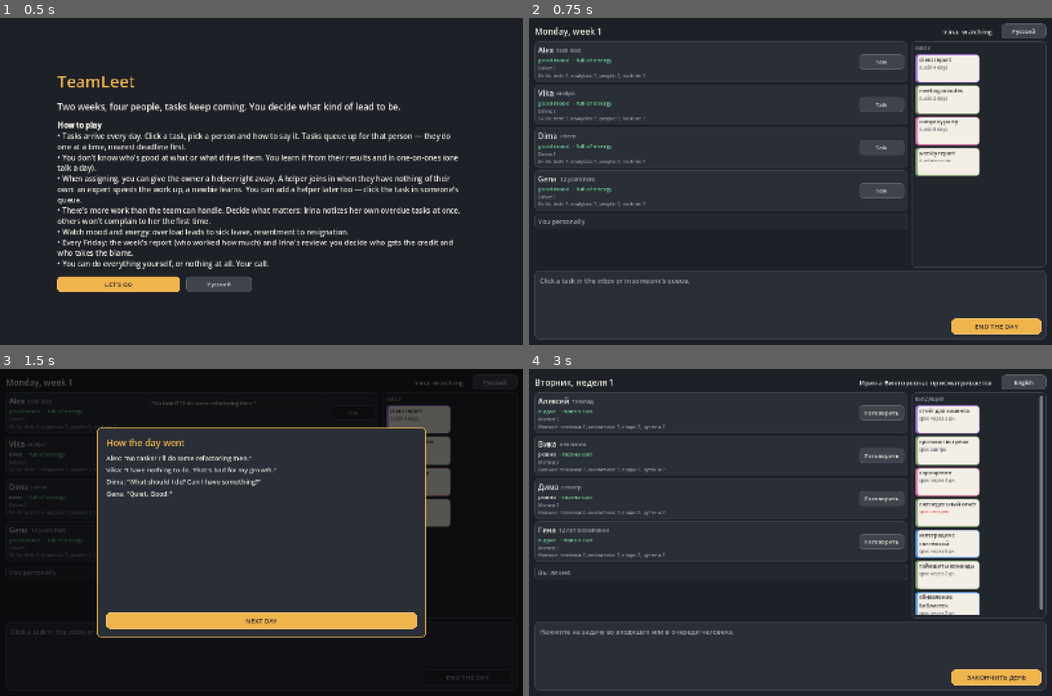
Above: before the commit, frames 1-4 (two rows, left to right).
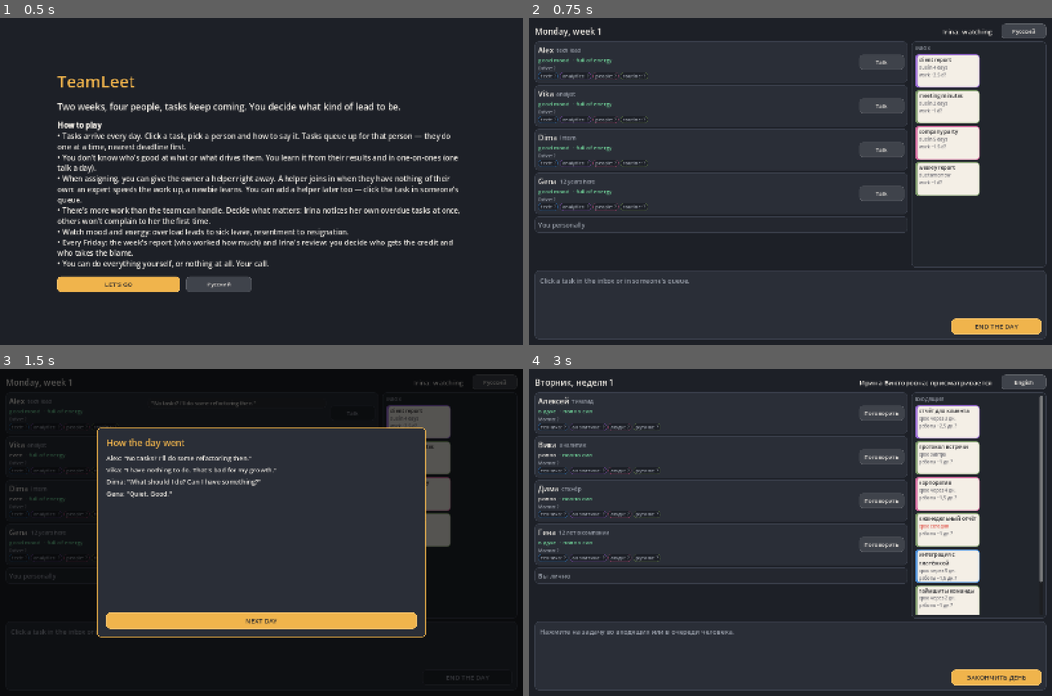
Above: after the commit, the same moments.

Repository: aragastmatb/teamleet
Game: Godot game, scene res://main.tscn
Two runs of this game, one before a commit and one after it. Both use one fixed random seed, a clock stepped at 60 frames per second and the inputs below.
Inputs:
- Up to frame 1 (0.5 s): no input
- Up to frame 2 (0.75 s): click "LET'S GO" at 0.5 s
- Up to frame 3 (1.5 s): click "END THE DAY" at 1.25 s
- Up to frame 4 (3 s): click "NEXT DAY" at 2 s; click "Русский" at 2.75 s

Frame 1 is identical in both runs. In frame 2, 5.0% of the frame differs, in the area x 1-87%, y 11-66%; in frame 3, 1.0%; in frame 4, 6.4%, in the area x 1-99%, y 11-76%.

Commit message:
Pairing as a real trade-off, task estimates, skill chips
- Helper gives half a day if busy, a whole day if free; learns faster from a stronger owner
- Evening lines say how each pair went
- Task cards and the task panel show estimated days of work: a rough guess until
  the assignee's skill is known, then a real estimate
- Skills on person cards are colored chips instead of a text line

Co-Authored-By: Claude Opus 5.5 <noreply@anthropic.com>

Diff:
--- a/teamlead/locale.gd
+++ b/teamlead/locale.gd
@@ -117,10 +117,10 @@
 		"ending.middle.text": "Ни провала, ни триумфа. Впереди квартал.",
 		"log.morning": "— %s —",
 		"log.evening": "— Вечер —",
-		"name.alex.nom": "Алексей", "name.alex.gen": "Алексея", "name.alex.dat": "Алексею", "name.alex.acc": "Алексея",
-		"name.vika.nom": "Вика", "name.vika.gen": "Вики", "name.vika.dat": "Вике", "name.vika.acc": "Вику",
-		"name.dima.nom": "Дима", "name.dima.gen": "Димы", "name.dima.dat": "Диме", "name.dima.acc": "Диму",
-		"name.gena.nom": "Гена", "name.gena.gen": "Гены", "name.gena.dat": "Гене", "name.gena.acc": "Гену",
+		"name.alex.nom": "Алексей", "name.alex.gen": "Алексея", "name.alex.dat": "Алексею", "name.alex.acc": "Алексея", "name.alex.ins": "Алексеем",
+		"name.vika.nom": "Вика", "name.vika.gen": "Вики", "name.vika.dat": "Вике", "name.vika.acc": "Вику", "name.vika.ins": "Викой",
+		"name.dima.nom": "Дима", "name.dima.gen": "Димы", "name.dima.dat": "Диме", "name.dima.acc": "Диму", "name.dima.ins": "Димой",
+		"name.gena.nom": "Гена", "name.gena.gen": "Гены", "name.gena.dat": "Гене", "name.gena.acc": "Гену", "name.gena.ins": "Геной",
 		"name.taras.nom": "Тарас", "name.taras.gen": "Тараса", "name.taras.dat": "Тарасу",
 		"name.marina.nom": "Марина (HR)", "name.marina.gen": "Марины", "name.marina.dat": "Марине",
 		"name.boss.nom": "Ирина Викторовна", "name.boss.gen": "Ирины Викторовны", "name.boss.dat": "Ирине Викторовне",
@@ -265,8 +265,19 @@
 		"report.to_review": "К РАЗБОРУ",
 		"report.next": "ДАЛЬШЕ",
 		"helper_optional": "В помощь:",
-		"helper_hint": "Помощник подключается, когда у него нет своих задач: опытный ускорит работу, новичок научится.",
 		"chip_helper": "+ %s",
+
+		"pair.learn": "{helper} — в паре с {owner_ins} над «{task}»{half}: начинает разбираться.",
+		"pair.boost": "{helper} — в паре с {owner_ins} над «{task}»{half}: дело пошло быстрее.",
+		"pair.even": "{helper} — в паре с {owner_ins} над «{task}»{half}: вдвоём бодрее.",
+		"pair.half": " (полдня, свои задачи ждут)",
+		"est.short": "работы ~%s дн.",
+		"est.guess": "работы ~%s дн.?",
+		"est.chip": "работы ~%s дн.",
+		"est.chip_guess": "на глаз ~%s дн. работы",
+		"est.for": "{who}: ~{days} дн. работы",
+		"est.for_unknown": "Сколько провозится {who} — пока неясно",
+		"helper_hint": "Помощник отдаёт задаче полдня, если у него есть свои, и весь день, если нет. Сильный ускоряет работу, слабый учится — быстрее у того, кто сильнее.",
 		"absent.dayoff": "(сегодня выходной)",
 		"absent.sick": "(на больничном)",
 
@@ -603,10 +614,10 @@
 		"ending.middle.text": "No disaster, no triumph. A whole quarter ahead.",
 		"log.morning": "— %s —",
 		"log.evening": "— Evening —",
-		"name.alex.nom": "Alex", "name.alex.gen": "Alex's", "name.alex.dat": "Alex", "name.alex.acc": "Alex",
-		"name.vika.nom": "Vika", "name.vika.gen": "Vika's", "name.vika.dat": "Vika", "name.vika.acc": "Vika",
-		"name.dima.nom": "Dima", "name.dima.gen": "Dima's", "name.dima.dat": "Dima", "name.dima.acc": "Dima",
-		"name.gena.nom": "Gena", "name.gena.gen": "Gena's", "name.gena.dat": "Gena", "name.gena.acc": "Gena",
+		"name.alex.nom": "Alex", "name.alex.gen": "Alex's", "name.alex.dat": "Alex", "name.alex.acc": "Alex", "name.alex.ins": "Alex",
+		"name.vika.nom": "Vika", "name.vika.gen": "Vika's", "name.vika.dat": "Vika", "name.vika.acc": "Vika", "name.vika.ins": "Vika",
+		"name.dima.nom": "Dima", "name.dima.gen": "Dima's", "name.dima.dat": "Dima", "name.dima.acc": "Dima", "name.dima.ins": "Dima",
+		"name.gena.nom": "Gena", "name.gena.gen": "Gena's", "name.gena.dat": "Gena", "name.gena.acc": "Gena", "name.gena.ins": "Gena",
 		"name.taras.nom": "Taras", "name.taras.gen": "Taras's", "name.taras.dat": "Taras",
 		"name.marina.nom": "Marina (HR)", "name.marina.gen": "Marina's", "name.marina.dat": "Marina",
 		"name.boss.nom": "Irina", "name.boss.gen": "Irina's", "name.boss.dat": "Irina",
@@ -751,8 +762,19 @@
 		"report.to_review": "TO THE REVIEW",
 		"report.next": "NEXT",
 		"helper_optional": "Helper:",
-		"helper_hint": "A helper joins in when they have nothing of their own: someone experienced speeds things up, a beginner learns.",
 		"chip_helper": "+ %s",
+
+		"pair.learn": "{helper} paired with {owner_ins} on \"{task}\"{half}: starting to get it.",
+		"pair.boost": "{helper} paired with {owner_ins} on \"{task}\"{half}: things moved faster.",
+		"pair.even": "{helper} paired with {owner_ins} on \"{task}\"{half}: two heads are better.",
+		"pair.half": " (half a day, own work waiting)",
+		"est.short": "work ~%s d",
+		"est.guess": "work ~%s d?",
+		"est.chip": "work ~%s days",
+		"est.chip_guess": "rough guess ~%s days of work",
+		"est.for": "{who}: ~{days} days of work",
+		"est.for_unknown": "How long {who} will take — no idea yet",
+		"helper_hint": "A helper gives the task half a day if they have their own work, the whole day if not. A stronger one speeds it up, a weaker one learns — faster from someone better.",
 		"absent.dayoff": "(day off today)",
 		"absent.sick": "(on sick leave)",
 
--- a/teamlead/main.gd
+++ b/teamlead/main.gd
@@ -300,11 +300,14 @@
 	var known: Dictionary = st["known"]
 	var drive_text: String = Loc.t("drive." + C.PEOPLE[p]["drive"]) if known.has("drive") else Loc.t("unknown")
 	card.add_child(_label(Loc.t("known.drive", [drive_text]), 12, COL_MUTED, true))
-	var skills := PackedStringArray()
+	var skills := HFlowContainer.new()
+	skills.add_theme_constant_override("h_separation", 4)
+	skills.add_theme_constant_override("v_separation", 4)
+	card.add_child(skills)
 	for cat in C.CATEGORIES:
-		var level: String = Loc.t("level.%d" % st["skills"][cat]) if known.has("skill." + cat) else Loc.t("unknown")
-		skills.append("%s: %s" % [Loc.t("cat." + cat), level])
-	card.add_child(_label(Loc.t("known.skills", [", ".join(skills)]), 12, COL_MUTED, true))
+		var is_known: bool = known.has("skill." + cat)
+		var level: String = Loc.t("level.%d" % st["skills"][cat]) if is_known else Loc.t("unknown")
+		skills.add_child(_skill_chip("%s: %s" % [Loc.t("cat." + cat), level], CAT_COLORS[cat], is_known))
 	var middle := _vbox(6)
 	middle.size_flags_horizontal = Control.SIZE_EXPAND_FILL
 	h.add_child(middle)
@@ -343,6 +346,25 @@
 	return ""
 
 
+func _skill_chip(text_value: String, color: Color, is_known: bool) -> Control:
+	var chip := PanelContainer.new()
+	var style := _box(color.darkened(0.55) if is_known else COL_BG, color if is_known else color.darkened(0.45), 1, 4)
+	style.content_margin_left = 6
+	style.content_margin_right = 6
+	style.content_margin_top = 1
+	style.content_margin_bottom = 1
+	chip.add_theme_stylebox_override("panel", style)
+	chip.add_child(_label(text_value, 12, COL_TEXT if is_known else COL_MUTED))
+	return chip
+
+
+func _days(d: float) -> String:
+	var x: float = maxf(0.5, snappedf(d, 0.5))
+	if is_equal_approx(x, roundf(x)):
+		return str(int(x))
+	return "%d%s5" % [int(x), "," if Loc.lang == "ru" else "."]
+
+
 func _bubble(text_value: String) -> Control:
 	var box := PanelContainer.new()
 	var style := _box(COL_BG.lightened(0.06), COL_PANEL_BORDER, 1, 6)
@@ -402,7 +424,7 @@
 func _task_chip(t: Dictionary) -> Control:
 	var b := Button.new()
 	b.focus_mode = Control.FOCUS_NONE
-	b.custom_minimum_size = Vector2(160, 70)
+	b.custom_minimum_size = Vector2(160, 82)
 	var chosen: bool = selected == t["uid"]
 	var color: Color = CAT_COLORS[t["cat"]]
 	var normal := _box(COL_PAPER if not chosen else COL_PAPER.lightened(0.5), COL_ACCENT if chosen else color, 3 if chosen else 2, 6)
@@ -429,6 +451,8 @@
 	if t["helper"] != "" and t["status"] == "active":
 		due += "  " + Loc.t("chip_helper", [Loc.person(t["helper"])])
 	v.add_child(_label(due, 11, COL_DANGER if t["late"] or t["due"] - rules.day <= 0 else COL_INK_MUTED))
+	var est: Dictionary = rules.estimate(t)
+	v.add_child(_label(Loc.t("est.short" if est["sure"] else "est.guess", [_days(est["days"])]), 11, COL_INK if est["sure"] else COL_INK_MUTED))
 	if t["status"] == "active":
 		var bar := ProgressBar.new()
 		bar.max_value = t["size"]
@@ -488,7 +512,8 @@
 	v.add_child(head)
 	head.add_child(_label(Loc.t("taskname." + t["id"]), 18, COL_ACCENT))
 	head.add_child(_chip(Loc.t("cat." + t["cat"]), CAT_COLORS[t["cat"]]))
-	head.add_child(_chip(Loc.t(rules.size_word(t)), COL_MUTED))
+	var est: Dictionary = rules.estimate(t)
+	head.add_child(_chip(Loc.t("est.chip" if est["sure"] else "est.chip_guess", [_days(est["days"])]), COL_TEXT if est["sure"] else COL_MUTED))
 	head.add_child(_chip(_due_text(t), COL_DANGER if t["due"] - rules.day <= 1 else COL_MUTED))
 	if t["public"]:
 		head.add_child(_chip(Loc.t("public"), COL_ACCENT))
@@ -508,6 +533,11 @@
 	if t["status"] == "active":
 		who.add_child(_button(Loc.t("unassign"), _unassign, 0))
 	if picked != "":
+		var pe: Dictionary = rules.estimate(t, picked)
+		if pe["sure"]:
+			v.add_child(_label(Loc.render("est.for", [], {"who": Loc.person(picked), "days": _days(pe["days"])}), 14, COL_TEXT))
+		else:
+			v.add_child(_label(Loc.render("est.for_unknown", [], {"who": Loc.person(picked)}), 14, COL_MUTED))
 		var pair := HBoxContainer.new()
 		pair.add_theme_constant_override("separation", 6)
 		v.add_child(pair)
--- a/teamlead/rules.gd
+++ b/teamlead/rules.gd
@@ -50,6 +50,8 @@
 var ending := ""
 var evening_from := 0
 var next_uid := 0
+# Today's pairs: task uid -> share of the helper's day spent on it. Fixed at the start of the evening.
+var shares := {}
 # Chat entries: {"who": speaker id, "you" or "" for narration; "key"; "args": [] for %s; "names": {} for {placeholders}; "day"}.
 # Values starting with "@" are locale keys.
 var history: Array = []
@@ -361,6 +363,11 @@
 		return
 	evening_from = history.size()
 	_narrate("log.evening")
+	shares.clear()
+	for t in tasks:
+		var share := help_share(t)
+		if share > 0.0:
+			shares[t["uid"]] = share
 	for p in C.TEAM:
 		_work(p)
 	_work_myself()
@@ -429,19 +436,62 @@
 	s *= 1.0 + C.TONES[t["tone"]].get("speed", 0.0)
 	if st["pushed"] > 0:
 		s *= 1.0 + PUSH_SPEED
+	var share: float = shares.get(t["uid"], 0.0)
+	if share > 0.0:
+		var hs: int = people[t["helper"]]["skills"][t["cat"]]
+		if hs > skill:
+			s += share * 0.5 * (SPEED_BASE + SPEED_PER_SKILL * hs)
+		elif hs < skill:
+			s *= 1.0 - 0.15 * share # explaining takes time
+		else:
+			s += share * 0.3 * (SPEED_BASE + SPEED_PER_SKILL * hs)
+	return s
+
+
+# How much of the helper's day goes to this task: all of it if they have nothing of their own,
+# half if they do. Someone listed as helper on several tasks only helps with the first.
+func help_share(t: Dictionary) -> float:
 	var h: String = t["helper"]
-	if h != "" and _helping_now(h):
-		var hs: int = people[h]["skills"][t["cat"]]
-		if hs >= 2:
-			s += 0.5 * (SPEED_BASE + SPEED_PER_SKILL * hs)
-		if hs < skill:
-			s *= 0.85
-	return s
-
-
-# A helper only helps when they have nothing of their own on their plate.
-func _helping_now(h: String) -> bool:
-	return available(h) and not people[h]["absent"] and queue_of(h).is_empty()
+	if t["status"] != "active" or h == "" or not C.TEAM.has(t["owner"]) or not available(h) or people[h]["absent"]:
+		return 0.0
+	if not available(t["owner"]) or people[t["owner"]]["absent"]:
+		return 0.0
+	for other in tasks:
+		if other["status"] == "active" and other["helper"] == h:
+			if other["uid"] != t["uid"]:
+				return 0.0
+			break
+	return 1.0 if queue_of(h).is_empty() else 0.5
+
+
+func _helping_task(p: String) -> Dictionary:
+	for t in tasks:
+		if t["helper"] == p and shares.has(t["uid"]):
+			return t
+	return {}
+
+
+# The helper's half (or whole) day in the pair: they learn, faster from someone who knows more.
+func _help(p: String, t: Dictionary, share: float) -> void:
+	var owner: String = t["owner"]
+	var hs: int = people[p]["skills"][t["cat"]]
+	var os: int = people[owner]["skills"][t["cat"]]
+	_learn(p, t["cat"], 1.2 * share * (1.0 + 0.25 * maxi(0, os - hs)))
+	var kind := "learn" if hs < os else ("boost" if hs > os else "even")
+	_narrate("pair." + kind, [], {"helper": "@name.%s.nom" % p, "owner_ins": "@name.%s.ins" % owner,
+		"task": "@taskname." + t["id"], "half": "@pair.half" if share < 1.0 else ""})
+
+
+# Days of work left on a task for this person. Known skill gives a real estimate; otherwise it's
+# the lead's rough guess, as if someone decent did it.
+func estimate(t: Dictionary, p: String = "") -> Dictionary:
+	var who: String = p if p != "" else t["owner"]
+	var left: float = maxf(0.0, t["size"] - t["progress"])
+	if who == "me":
+		return {"days": left / MY_SPEED, "sure": true}
+	if C.TEAM.has(who) and people[who]["known"].has("skill." + t["cat"]):
+		return {"days": left / (SPEED_BASE + SPEED_PER_SKILL * people[who]["skills"][t["cat"]]), "sure": true}
+	return {"days": left / (SPEED_BASE + SPEED_PER_SKILL * 2), "sure": false}
 
 
 func _work(p: String) -> void:
@@ -456,10 +506,13 @@
 			st["energy"] = minf(_stamina(p), st["energy"] + IDLE_REST)
 		return
 	var q := queue_of(p)
+	var helping := _helping_task(p)
+	var help_part: float = shares.get(helping["uid"], 0.0) if not helping.is_empty() else 0.0
 	if not q.is_empty():
 		# The day is spent down the queue: whatever's left after finishing one task goes to the next.
+		# Half of it goes to the pair if they're helping someone.
 		var first: Dictionary = q[0]
-		var time := 1.0
+		var time := 1.0 - help_part
 		for t in q:
 			if time < 0.05:
 				break
@@ -470,10 +523,11 @@
 			t["progress"] += step * spend
 			var quality: float = skill + st["mood"] * 0.1 + rng.randf_range(-0.7, 0.7) + C.TONES[t["tone"]].get("quality", 0.0)
 			var h: String = t["helper"]
-			if h != "" and _helping_now(h):
+			var share: float = shares.get(t["uid"], 0.0)
+			if share > 0.0:
 				t["helped"][h] = t["helped"].get(h, 0) + 1
 				if people[h]["skills"][t["cat"]] > skill:
-					quality += 0.5
+					quality += 0.5 * share
 			t["q_sum"] += quality * spend
 			t["q_days"] += spend
 			_learn(p, t["cat"], spend)
@@ -502,17 +556,14 @@
 		st["energy"] -= drain
 		st["idle_said"] = false
 		st["idle_days"] = 0
-	else:
-		var helping := false
-		for t in tasks:
-			if t["status"] == "active" and t["helper"] == p and available(t["owner"]) and not people[t["owner"]]["absent"]:
-				helping = true
-				st["week_hours"][week()] += 8
-				_learn(p, t["cat"], 1.5)
-				st["energy"] -= 0.7
-				break
-		st["idle_days"] = 0 if helping else st["idle_days"] + 1
-		if not helping:
+	if help_part > 0.0:
+		_help(p, helping, help_part)
+	if q.is_empty():
+		st["idle_days"] = 0 if help_part > 0.0 else st["idle_days"] + 1
+		if help_part > 0.0:
+			st["week_hours"][week()] += 8
+			st["energy"] -= 0.7
+		else:
 			st["energy"] = minf(_stamina(p), st["energy"] + IDLE_REST)
 			st["mood"] += C.PEOPLE[p]["idle"]
 			if not st["idle_said"]:
